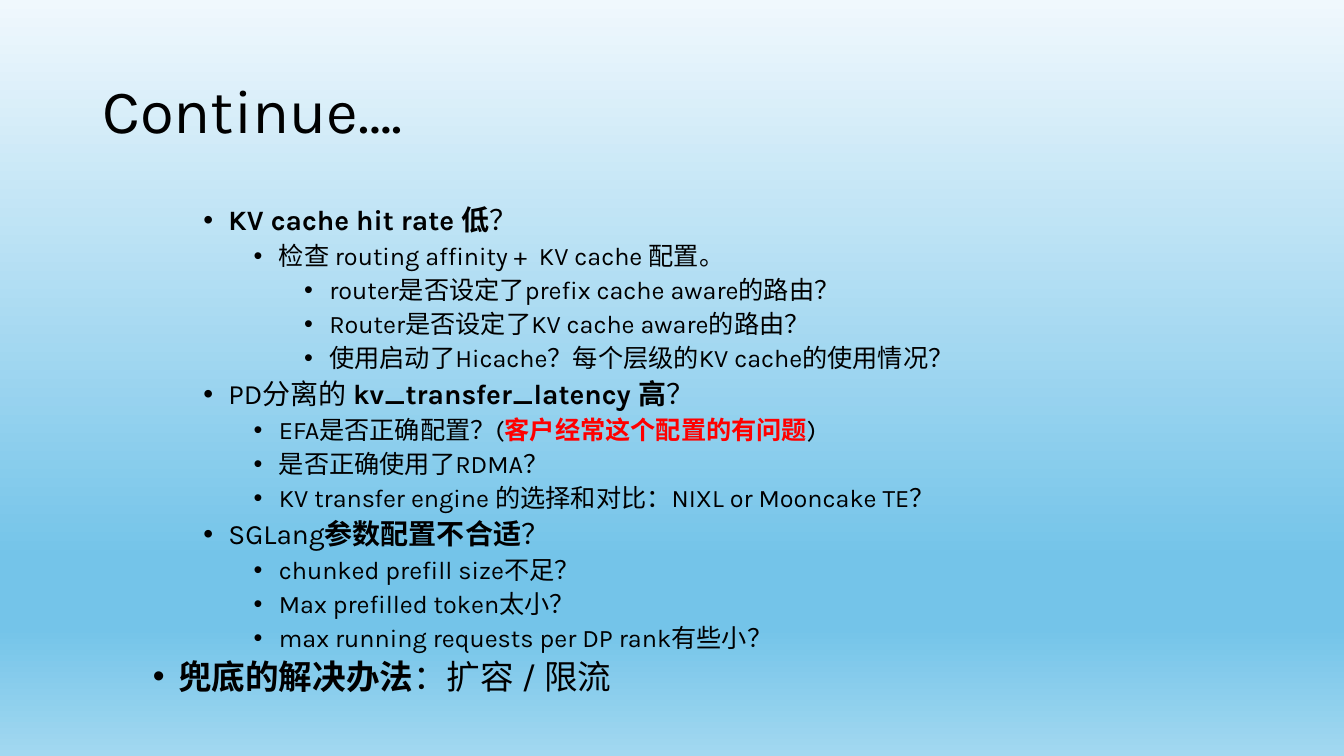
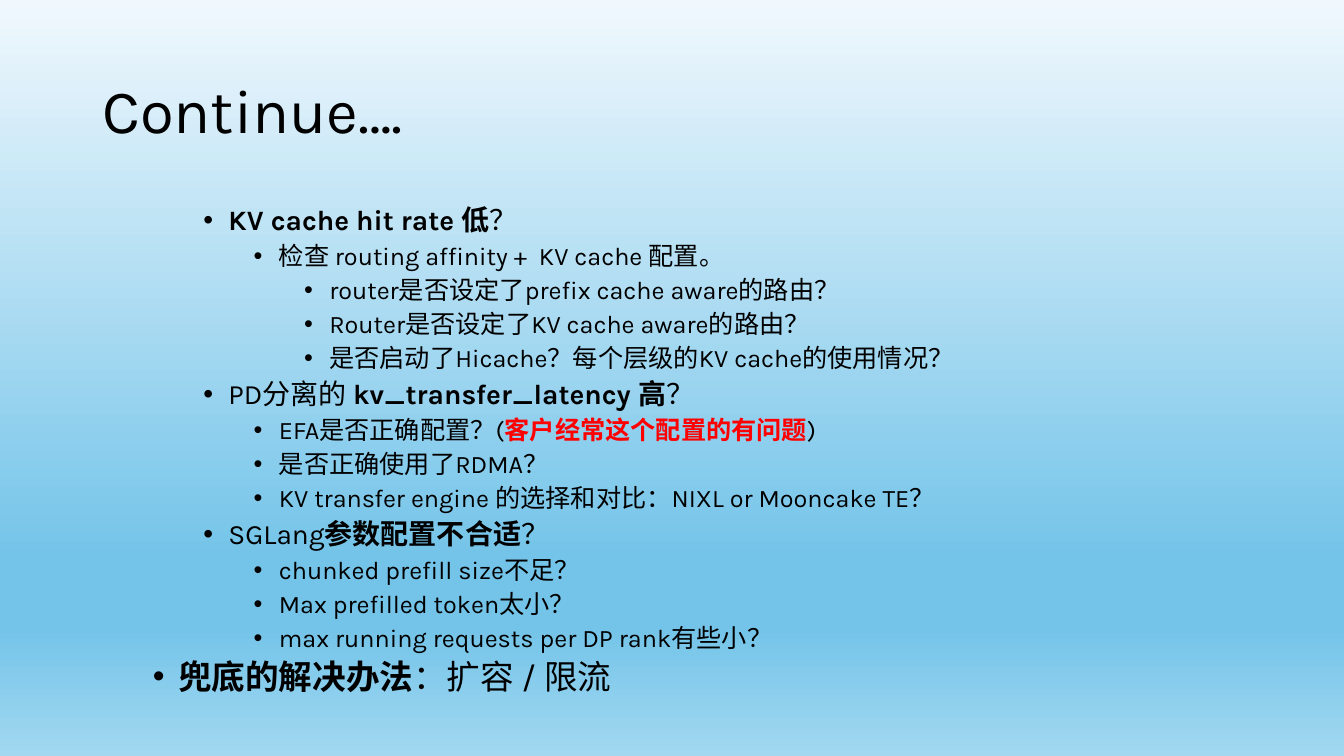
Before and after one commit to yuhuiaws/ML-study, a slide deck: slide 52 of 生成式AI/LLM/大模型推理的项目实践 for public.pptx (slide 49 before the commit). Drawn at 1344x756 pixels with LibreOffice and Linux fonts; fonts in the diff are those of the drawing. Boxes give left, top, right and bottom in pixels: in the first picture for what was removed or moved away, otherwise in the second. Text is boxed around its words. In the diff, an @@ line names an element or a change of style, - is before the commit and + after.

```diff
--- a/生成式AI/LLM/大模型推理的项目实践 for public.pptx
+++ b/生成式AI/LLM/大模型推理的项目实践 for public.pptx
@@ text at (329,346,953,369): text changed @@
-        • 使用启动了Hicache？每个层级的KV cache的使用情况？
+        • 是否启动了Hicache？每个层级的KV cache的使用情况？
```
Also in this commit, not shown: 4 other slides changed, 3 slides added.
